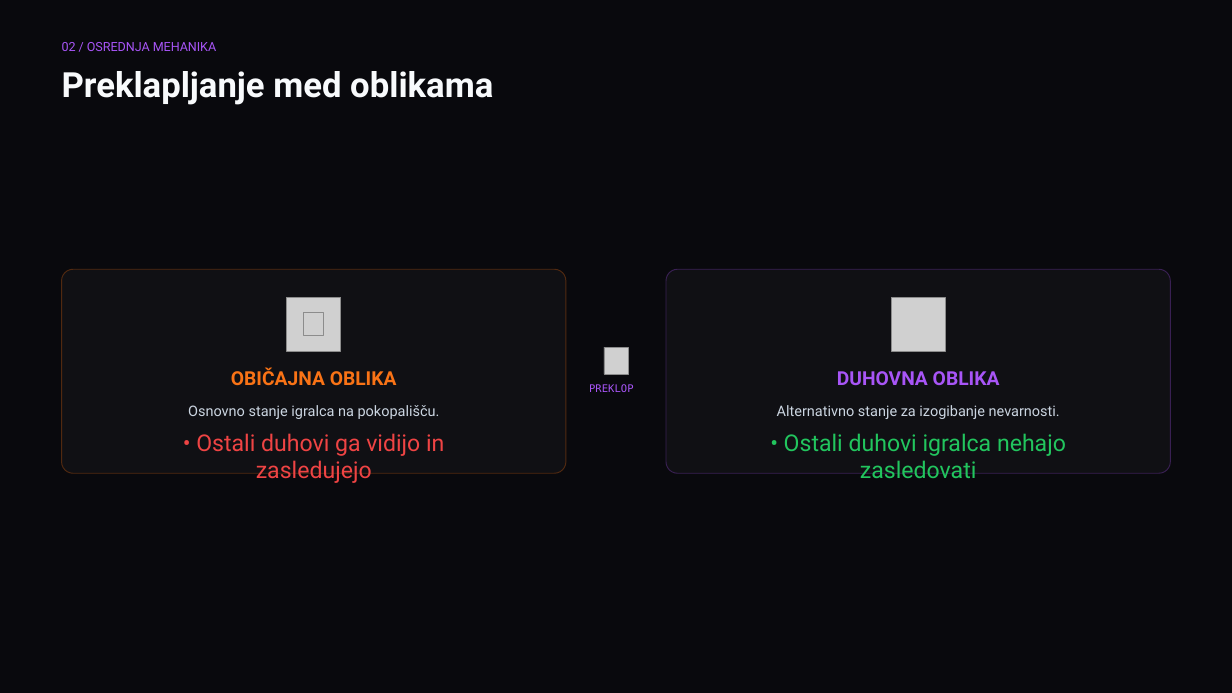
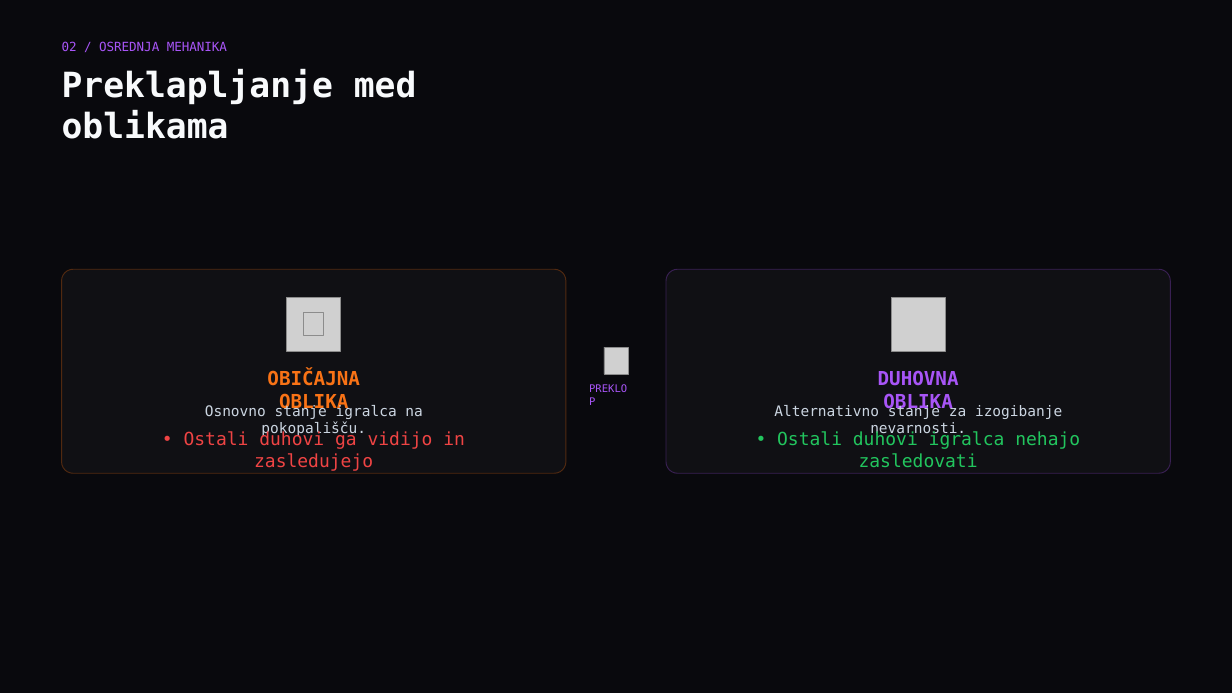
Before and after one commit to ErikOpresnikHercog/Half-Time-Ghost, a slide deck: slide 3 of Erik_HalfTimeGhost_Predstavitev_Video/Erik_HalfTimeGhost_Predstavitev.pptx. Drawn at 1232x693 pixels with LibreOffice and Linux fonts; fonts in the diff are those of the drawing; grey boxes stand for pictures; background and template pictures are left out. Boxes give left, top, right and bottom in pixels: in the first picture for what was removed or moved away, otherwise in the second. Text is boxed around its words. In the diff, an @@ line names an element or a change of style, - is before the commit and + after.

```diff
--- a/Erik_HalfTimeGhost_Predstavitev_Video/Erik_HalfTimeGhost_Predstavitev.pptx
+++ b/Erik_HalfTimeGhost_Predstavitev_Video/Erik_HalfTimeGhost_Predstavitev.pptx
@@ text "OBIČAJNA OBLIKA": place and size @@
-text "OBIČAJNA OBLIKA" at [231, 368, 397, 385]
+text "OBIČAJNA OBLIKA" at [267, 370, 360, 413]
@@ font Roboto to DejaVu Sans Mono in 6 elements at [62, 41, 227, 51], [774, 404, 1062, 437], [62, 69, 417, 139], [205, 404, 422, 437], [267, 370, 360, 413], [878, 370, 959, 413] @@
@@ text "DUHOVNA OBLIKA": place and size @@
-text "DUHOVNA OBLIKA" at [837, 371, 1000, 385]
+text "DUHOVNA OBLIKA" at [878, 370, 959, 413]
@@ text "Osnovno stanje igralca na pokopališču.": place and size @@
-text "Osnovno stanje igralca na pokopališču." at [188, 405, 440, 419]
+text "Osnovno stanje igralca na pokopališču." at [205, 404, 422, 437]
@@ text "• Ostali duhovi ga vidijo ..." at [184, 431, 465, 471]: size 18 to 14 pt, font Roboto to DejaVu Sans Mono @@
@@ text "• Ostali duhovi ga vidijo ...": place and size @@
-text "• Ostali duhovi ga vidijo ..." at [196, 433, 444, 483]
+text "• Ostali duhovi ga vidijo ..." at [184, 431, 465, 471]
@@ text "• Ostali duhovi igralca nehajo ...": place and size @@
-text "• Ostali duhovi igralca nehajo ..." at [784, 433, 1066, 478]
+text "• Ostali duhovi igralca nehajo ..." at [777, 431, 1080, 467]
@@ text "• Ostali duhovi igralca nehajo ..." at [777, 431, 1080, 467]: size 18 to 14 pt, font Roboto to DejaVu Sans Mono @@
```
Also in this commit, not shown: 7 other slides changed.
